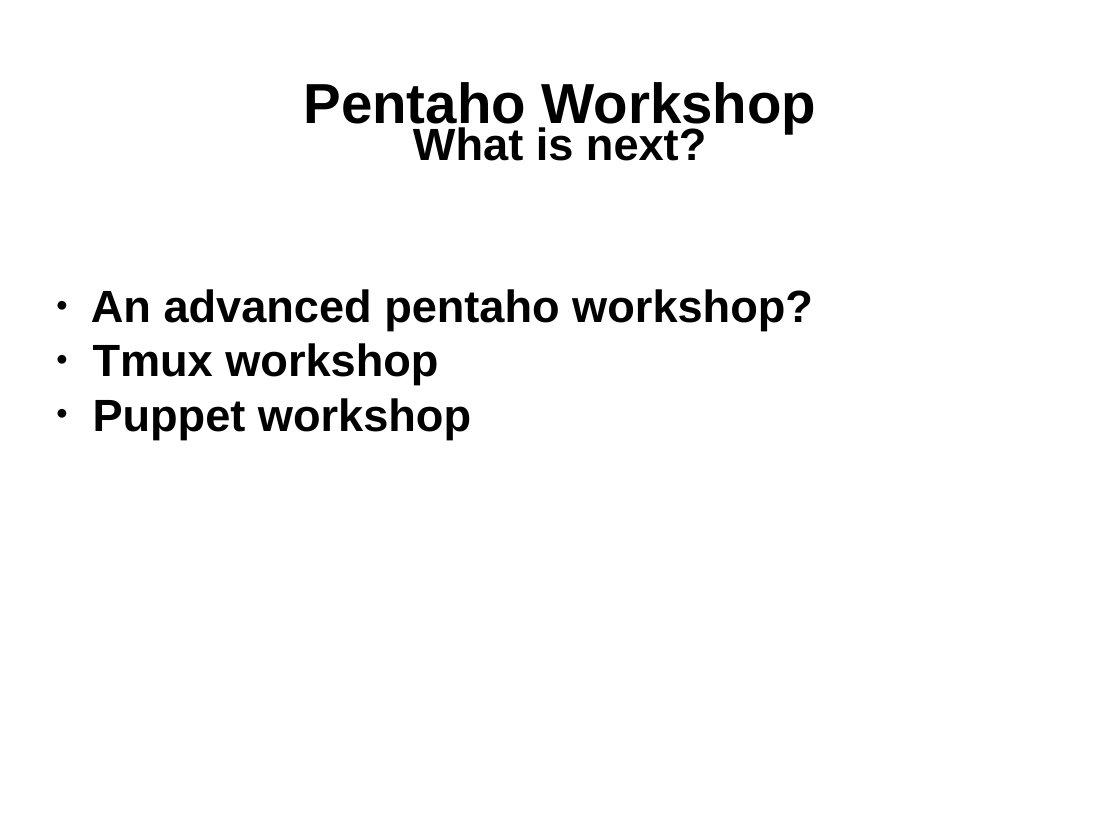
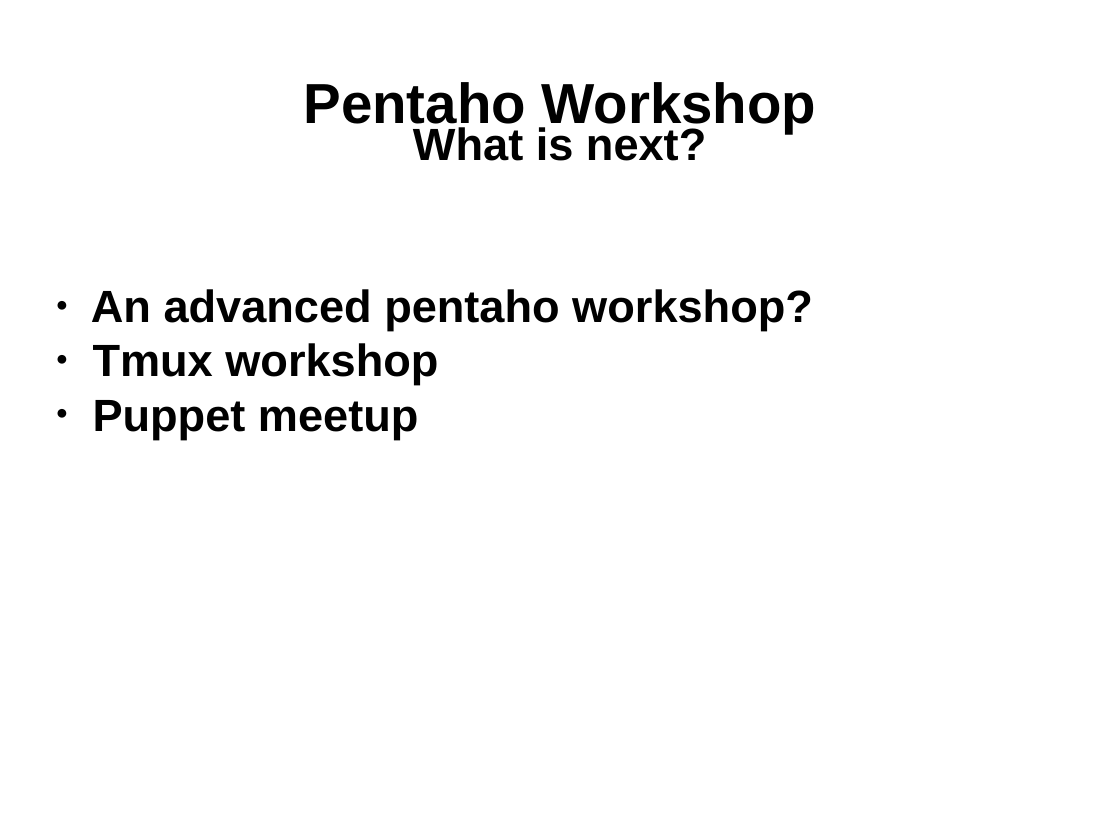
Before and after one commit to juasiepo/pentahoworkshop, a slide deck: slide 17 of Slides/PentahoWorkshopPresentation.odp. Drawn at 1120x840 pixels with LibreOffice and Linux fonts; fonts in the diff are those of the drawing; background and template pictures are left out. Boxes give left, top, right and bottom in pixels: in the first picture for what was removed or moved away, otherwise in the second. Text is boxed around its words. In the diff, an @@ line names an element or a change of style, - is before the commit and + after.

```diff
--- a/Slides/PentahoWorkshopPresentation.odp
+++ b/Slides/PentahoWorkshopPresentation.odp
@@ subtitle at [93, 400, 419, 439]: text changed @@
-● Puppet workshop
+● Puppet meetup
```
